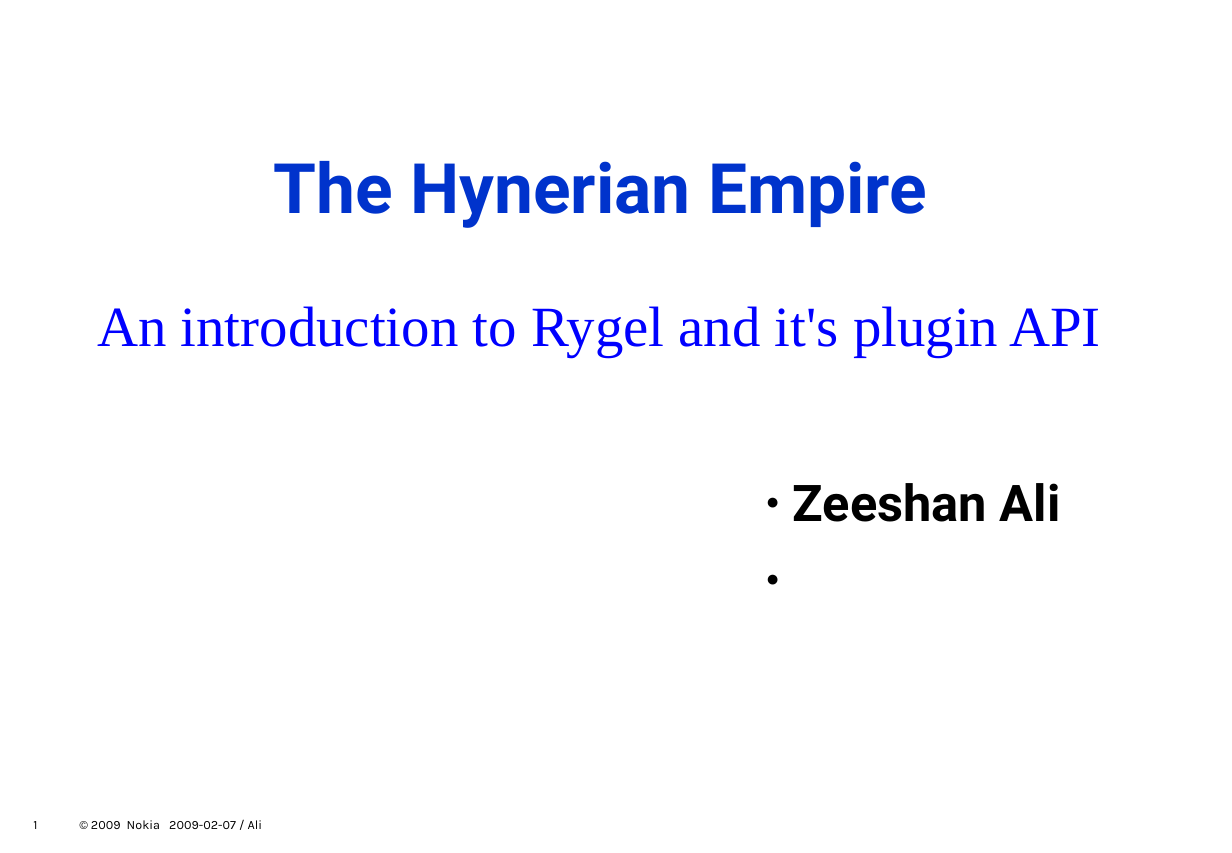
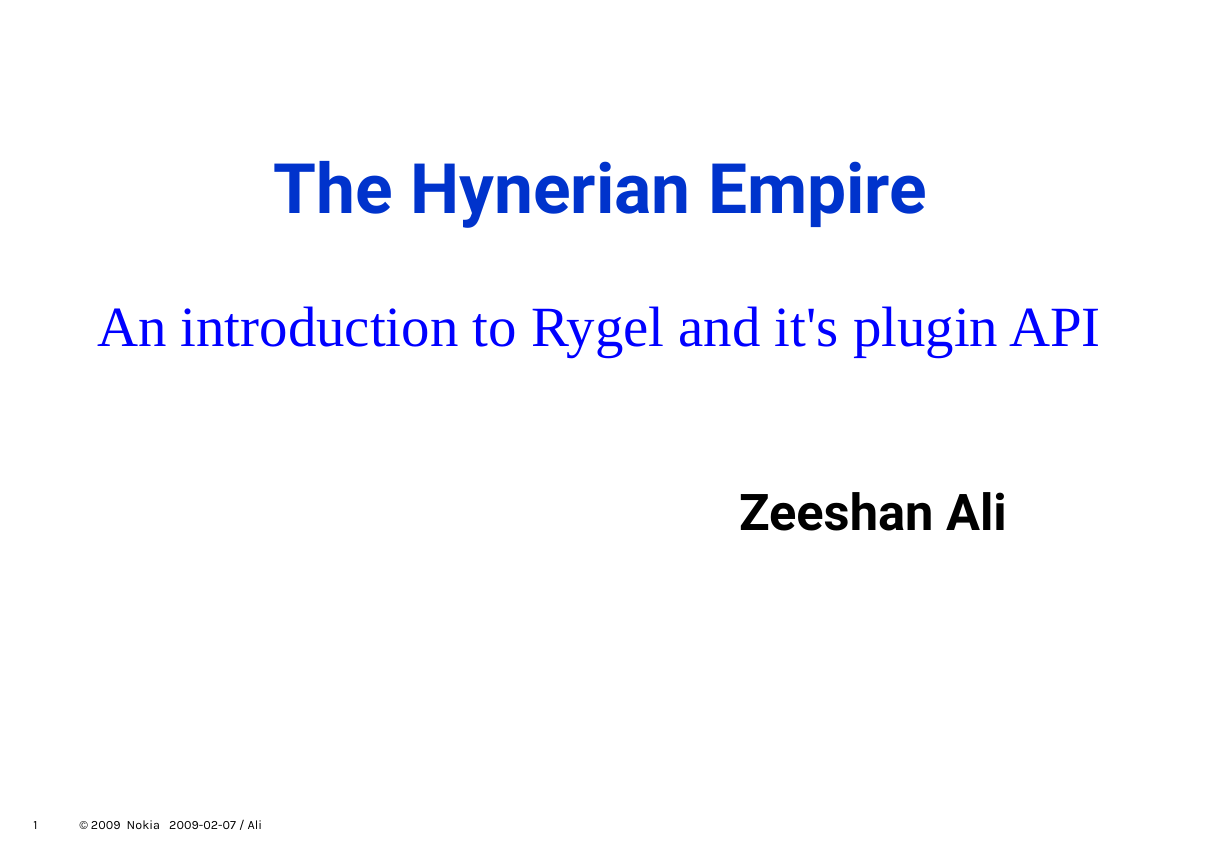
Before and after one commit to zeenix/rygel-presentation-2009, a slide deck: slide 1 of slides.odp. Drawn at 1232x853 pixels with LibreOffice and Linux fonts; fonts in the diff are those of the drawing; background and template pictures are left out. Boxes give left, top, right and bottom in pixels: in the first picture for what was removed or moved away, otherwise in the second. Text is boxed around its words. In the diff, an @@ line names an element or a change of style, - is before the commit and + after.

```diff
--- a/slides.odp
+++ b/slides.odp
@@ text "Zeeshan Ali" at (x1=739, y1=492, x2=1007, y2=531): bullet ● to none; list level 2 to 1 in "Zeeshan Ali" @@
```
Also in this commit, not shown: 1 other slide changed.
